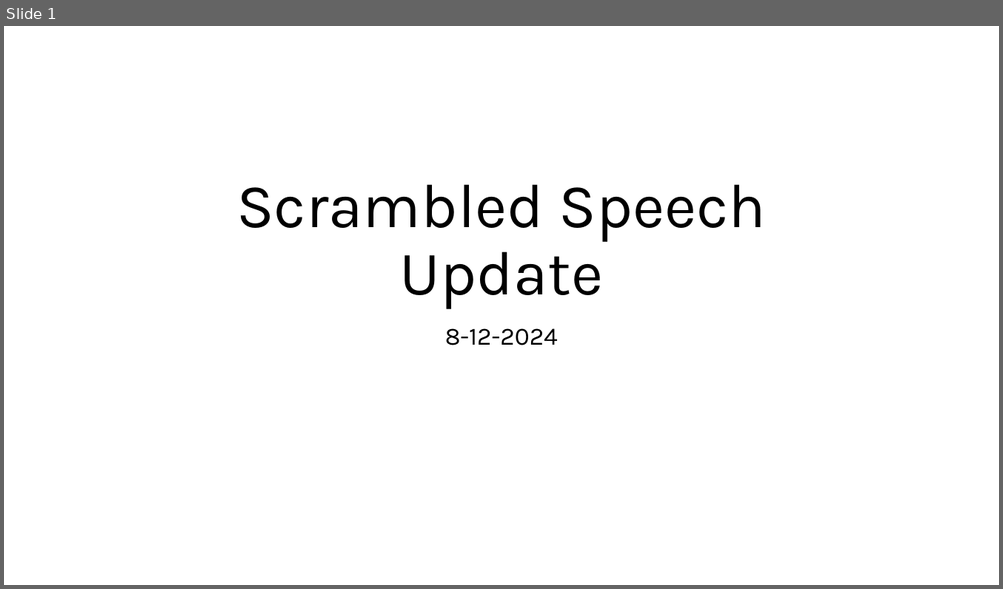
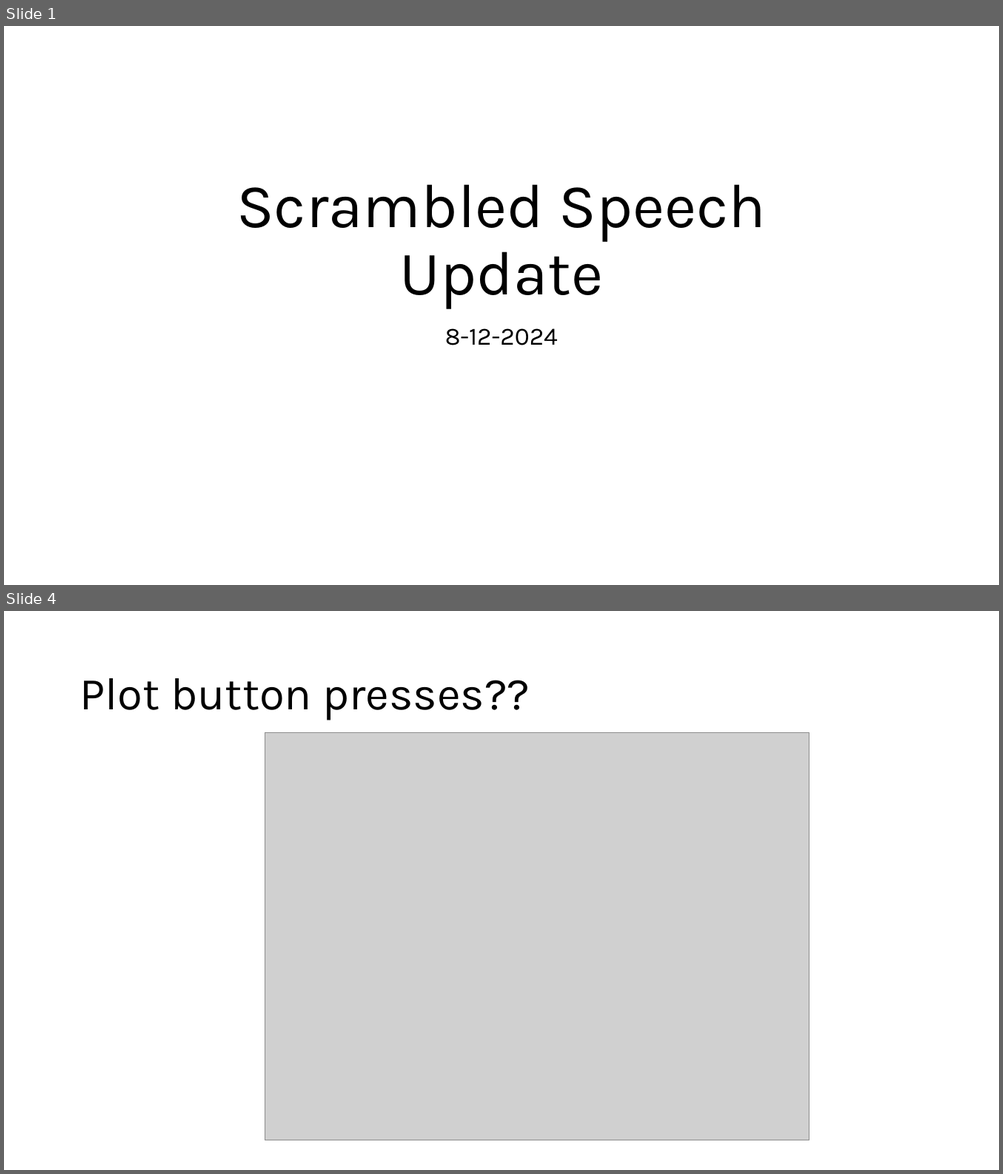
Before and after one commit to crepetti/fNIRSandGerbils, a slide deck: Scrambled Speech Update 8-12.pptx. Shown one above the other, each under a label of ours: slide 1 before the commit, slides 1 and 4 after it; the slides between them are not shown. The pictures are 1003x589 and 1003x1174 pixels, drawn with LibreOffice and Linux fonts; fonts in the diff are those of the drawing; grey boxes stand for pictures. Boxes give left, top, right and bottom in pixels: in the first picture for what was removed or moved away, otherwise in the second. Text is boxed around its words. In the diff, an @@ line names an element or a change of style, - is before the commit and + after.

```diff
--- a/Scrambled Speech Update 8-12.pptx
+++ b/Scrambled Speech Update 8-12.pptx
@@ slide 4 added at (4,611,999,1170), background #FFFFFF @@
@@ title added at (79,678,530,721), 44 pt, text #000000 @@
+Plot button presses??
@@ picture added at (265,732,809,1141) @@
```
Also in this commit, not shown: 3 other slides added, 3 slides removed, 13 other files.
